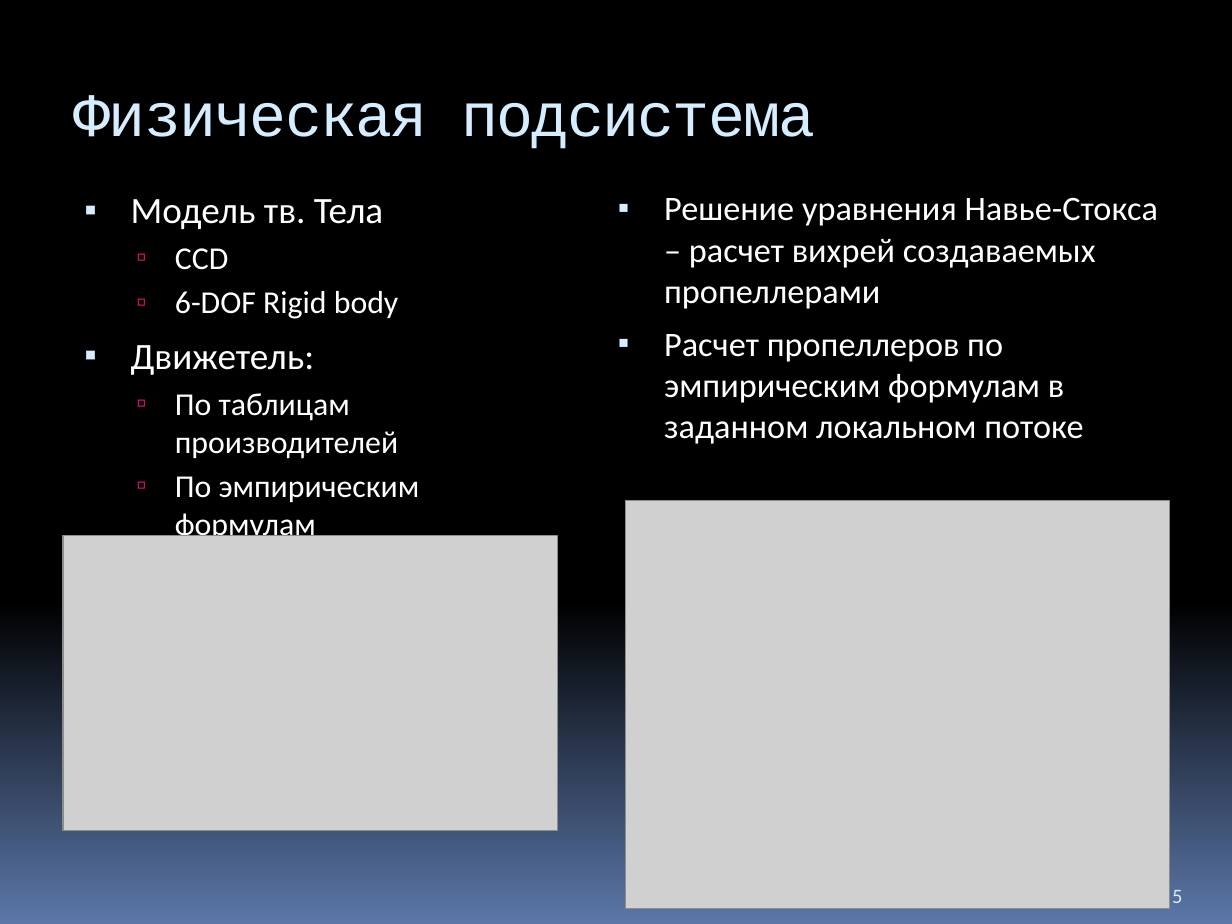
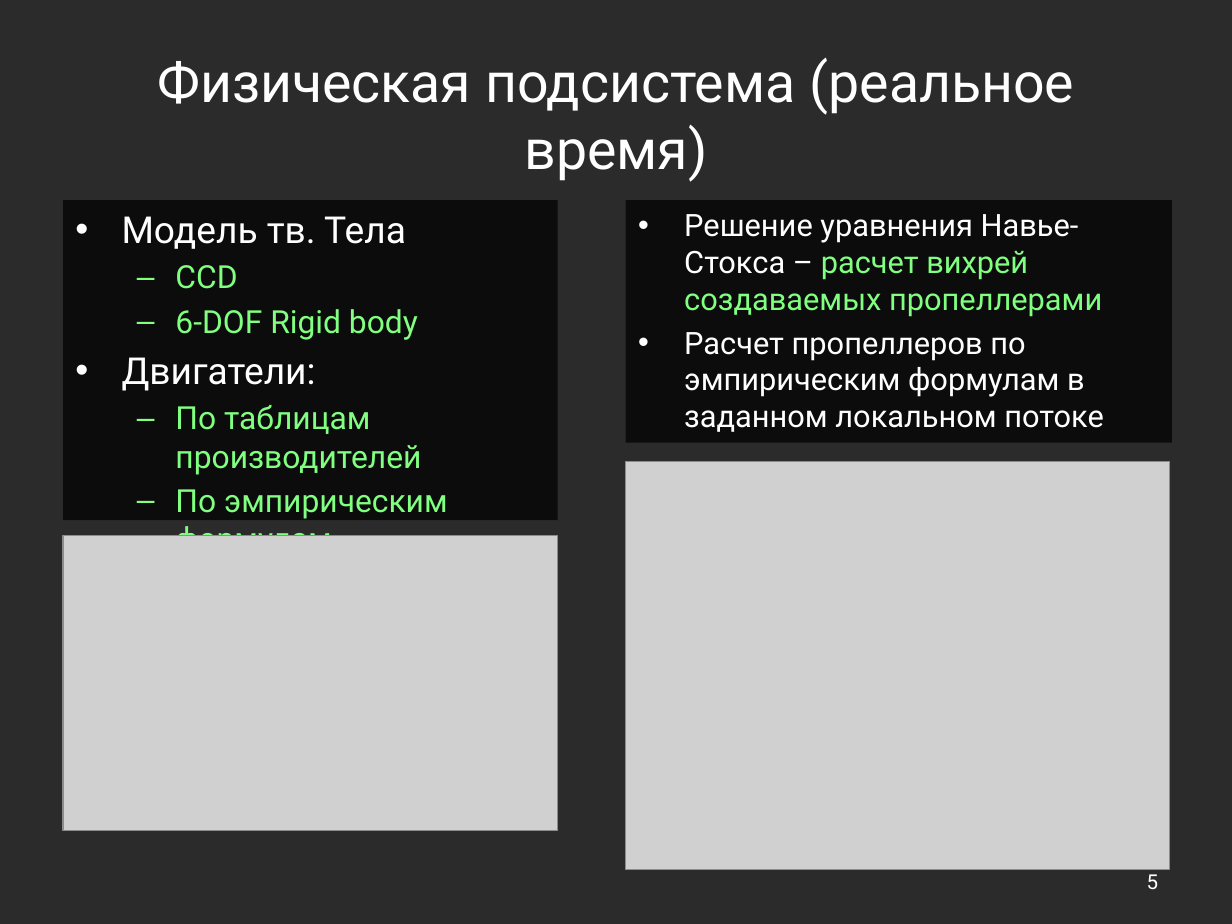
Before and after one commit to Jacobi20/quadro-xds, a slide deck: slide 5 of Docs/Medias2012.pptx. Drawn at 1232x924 pixels with LibreOffice and Linux fonts; fonts in the diff are those of the drawing; grey boxes stand for pictures; background and template pictures are left out; a plain dark background stands for a picture behind light text. Boxes give left, top, right and bottom in pixels: in the first picture for what was removed or moved away, otherwise in the second. Text is boxed around its words. In the diff, an @@ line names an element or a change of style, - is before the commit and + after.

```diff
--- a/Docs/Medias2012.pptx
+++ b/Docs/Medias2012.pptx
@@ background gradient #000000 to #5B77A8 to picture (left out) @@
@@ title "Физическая подсистема (реальное время)" at box(158, 57, 1075, 182): vertical alignment top to middle @@
@@ title at box(158, 57, 1075, 182): text changed; size 36 to 32.4 pt; font Courier New to Roboto; text colour #D6ECFF to #FFFFFF @@
-Физическая подсистема
+Физическая подсистема (реальное время)
@@ text "Модель тв. Тела": place and size @@
-text "Модель тв. Тела" at box(131, 199, 420, 502)
+text "Модель тв. Тела" at box(63, 200, 558, 520)
@@ text "Модель тв. Тела" at box(63, 200, 558, 520): fill none to #000000 at 70% opacity @@
@@ text "Решение уравнения Навье-Стокса – расчет ...": place and size @@
-text "Решение уравнения Навье-Стокса – расчет ..." at box(664, 197, 1158, 444)
+text "Решение уравнения Навье-Стокса – расчет ..." at box(626, 200, 1172, 442)
@@ text "Решение уравнения Навье-Стокса – расчет ..." at box(626, 200, 1172, 442): size 20 to 18 pt, font Calibri to Roboto; text colour #FFFFFF to #80FF80 in "расчет вихрей создаваемых пропеллерами"; bullet ▪ to •; less space between paragraphs; fill none to #000000 at 70% opacity @@
@@ text at box(122, 216, 448, 519): font Calibri to Roboto in "Модель тв. Тела", "CCD", "6-DOF Rigid body", "По таблицам производителей" and 1 more places; text colour #FFFFFF to #80FF80 in "CCD", "6-DOF Rigid body", "По таблицам производителей", "По эмпирическим формулам"; bullet ▪ to •; less space between paragraphs; bullet ▫ to – @@
@@ text at box(122, 357, 316, 391): text changed; font Calibri to Roboto @@
-▪ Движетель:
+• Двигатели:
@@ picture: place and size @@
-picture at box(626, 500, 1170, 908)
+picture at box(626, 461, 1170, 869)
@@ page number: place and size @@
-page number at box(1172, 890, 1182, 903)
+page number at box(1147, 874, 1159, 889)
@@ page number at box(1147, 874, 1159, 889): font Calibri to Roboto, text colour #D6ECFF to #FFFFFF; alignment left to right; vertical alignment bottom to middle @@
```
Also in this commit, not shown: 11 other slides changed, 1 slide added, 1 slide removed, 1 other file.
